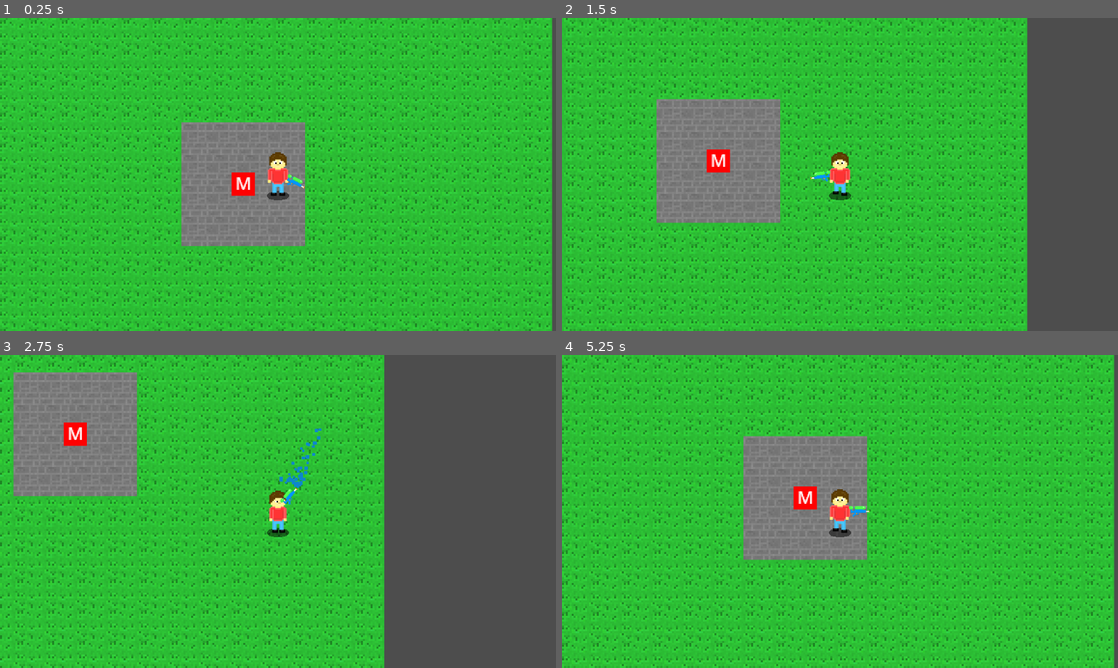
Above: before the commit, frames 1-4 (two rows, left to right).
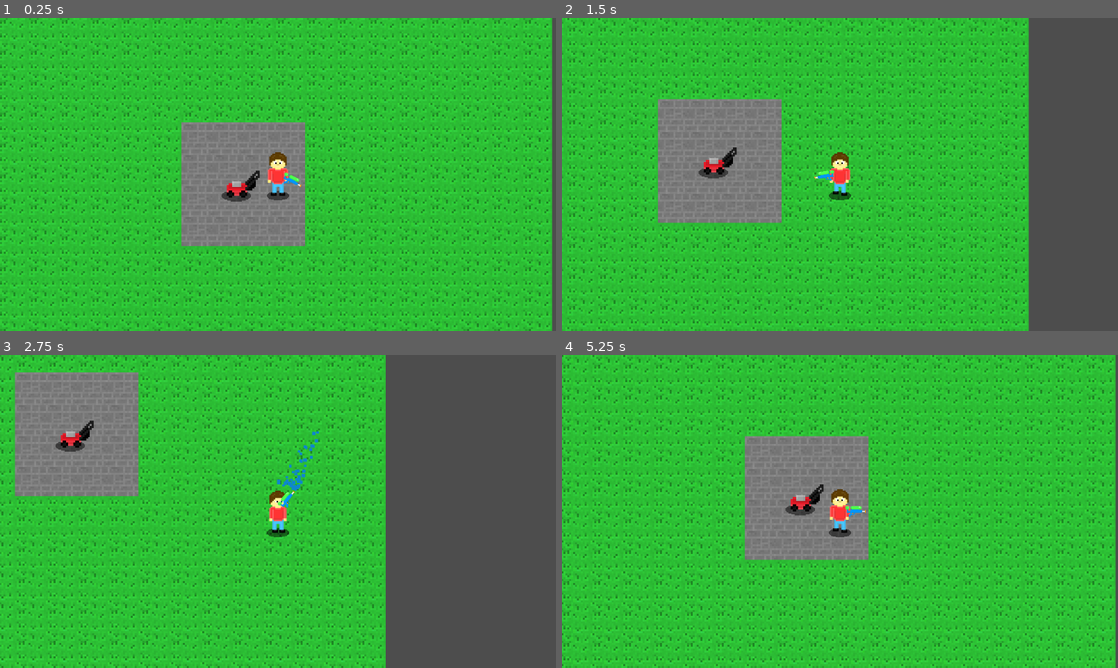
Above: after the commit, the same moments.

Repository: Birb-Games/the-legend-of-the-lawns
Game: Godot game, scene res://scenes/main.tscn
Same seed, same stepped clock (60 frames per second), same inputs: the game is played once before the commit and once after it.
Inputs (mouse positions are in pixels of both pictures, inside the frame that each line leads up to):
- Up to frame 1 (0.25 s): no input
- Up to frame 2 (1.5 s): move the mouse to (962, 158) at 0.52 s; hold D (move_right) 0.53-1.28 s; hold Space (pull) 0.53-1.28 s; move the mouse to (728, 190) at 1.27 s; hold S (move_down) from 1.28 s (still down); tap Space (pull) at 1.35 s
- Up to frame 3 (2.75 s): move the mouse to (333, 442) at 2.02 s; release S (move_down) at 2.03 s; press the mouse at (333, 442) at 2.03 s; hold D (move_right) from 2.03 s (still down); tap Space (pull) at 2.3 s
- Up to frame 4 (5.25 s): move the mouse to (812, 574) at 2.77 s; release D (move_right) at 2.78 s; release the mouse at (812, 574) at 2.78 s; hold W (move_up) 2.78-3.53 s; tap Space (pull) at 2.85, 4.55 s; move the mouse to (1006, 558) at 3.52 s; hold Space (pull) 3.53-4.28 s; hold A (move_left) 3.53-5.03 s; move the mouse to (673, 464) at 4.27 s; click (673, 464) at 4.35 s; move the mouse to (867, 511) at 5.02 s; hold S (move_down) from 5.03 s (still down); hold Space (pull) from 5.03 s (still down)

The runs differ from the first frame. In frame 1, 0.5% of the frame differs, in the area x 39-55%, y 48-59%; in frame 2, 13%; in frame 3, 11%; in frame 4, 16%, in the area x 0-100%, y 0-100%.

Commit message:
added art for lawn mower and also made player slow down they are pulling the lawn mower.

Diff:
--- a/scenes/lawnmower.tscn
+++ b/scenes/lawnmower.tscn
@@ -1,21 +1,49 @@
-[gd_scene load_steps=5 format=3 uid="uid://dyquswmvbbgde"]
+[gd_scene load_steps=9 format=3 uid="uid://dyquswmvbbgde"]
 
-[ext_resource type="Texture2D" uid="uid://crgpls4v2oc7q" path="res://assets/textures/lawnmower.png" id="1_8t1u5"]
 [ext_resource type="Script" uid="uid://byxd24n5t2fip" path="res://scripts/lawnmower.gd" id="1_a44u4"]
+[ext_resource type="Texture2D" uid="uid://b616wmusrsdro" path="res://assets/textures/lawnmower/lawnmower_down.png" id="2_idd1y"]
+[ext_resource type="Texture2D" uid="uid://bmjen6ijdt3ve" path="res://assets/textures/lawnmower/lawnmower_left.png" id="3_j2rjm"]
+[ext_resource type="Texture2D" uid="uid://c1mwbw0kon1tr" path="res://assets/textures/shadow.png" id="3_vbbpe"]
+[ext_resource type="Texture2D" uid="uid://c1g0o7hvk8qyj" path="res://assets/textures/lawnmower/lawnmower_right.png" id="4_j5q6s"]
+[ext_resource type="Texture2D" uid="uid://bbgs3sb6qmbh1" path="res://assets/textures/lawnmower/lawnmower_up.png" id="5_4afgp"]
 
 [sub_resource type="SpriteFrames" id="SpriteFrames_8t1u5"]
 animations = [{
 "frames": [{
 "duration": 1.0,
-"texture": ExtResource("1_8t1u5")
+"texture": ExtResource("2_idd1y")
 }],
 "loop": true,
-"name": &"default",
+"name": &"down",
+"speed": 5.0
+}, {
+"frames": [{
+"duration": 1.0,
+"texture": ExtResource("3_j2rjm")
+}],
+"loop": true,
+"name": &"left",
+"speed": 5.0
+}, {
+"frames": [{
+"duration": 1.0,
+"texture": ExtResource("4_j5q6s")
+}],
+"loop": true,
+"name": &"right",
+"speed": 5.0
+}, {
+"frames": [{
+"duration": 1.0,
+"texture": ExtResource("5_4afgp")
+}],
+"loop": true,
+"name": &"up",
 "speed": 5.0
 }]
 
 [sub_resource type="RectangleShape2D" id="RectangleShape2D_pf4ts"]
-size = Vector2(12, 12)
+size = Vector2(18, 14)
 
 [node name="Lawnmower" type="RigidBody2D" groups=["lawnmower"]]
 collision_layer = 6
@@ -25,11 +53,39 @@
 max_contacts_reported = 16
 script = ExtResource("1_a44u4")
 
+[node name="Shadows" type="Node2D" parent="."]
+
+[node name="ShadowRight" type="Sprite2D" parent="Shadows"]
+visible = false
+position = Vector2(3, 6)
+scale = Vector2(0.47476, 0.461538)
+texture = ExtResource("3_vbbpe")
+
+[node name="ShadowUp" type="Sprite2D" parent="Shadows"]
+visible = false
+position = Vector2(0, -4)
+scale = Vector2(0.382304, 0.923077)
+texture = ExtResource("3_vbbpe")
+
+[node name="ShadowLeft" type="Sprite2D" parent="Shadows"]
+visible = false
+position = Vector2(-3.59615, 6)
+scale = Vector2(0.47476, 0.461538)
+texture = ExtResource("3_vbbpe")
+
+[node name="ShadowDown" type="Sprite2D" parent="Shadows"]
+visible = false
+position = Vector2(0, 4)
+scale = Vector2(0.382304, 0.923077)
+texture = ExtResource("3_vbbpe")
+
 [node name="AnimatedSprite2D" type="AnimatedSprite2D" parent="."]
-scale = Vector2(0.5, 0.5)
+scale = Vector2(0.941176, 0.941176)
 sprite_frames = SubResource("SpriteFrames_8t1u5")
+animation = &"down"
 
 [node name="CollisionShape2D" type="CollisionShape2D" parent="."]
 shape = SubResource("RectangleShape2D_pf4ts")
 
+[connection signal="body_entered" from="." to="." method="_on_body_entered"]
 [connection signal="body_exited" from="." to="." method="_on_body_exited"]
--- a/scenes/main.tscn
+++ b/scenes/main.tscn
@@ -9,7 +9,8 @@
 [node name="Lawn" parent="." node_paths=PackedStringArray("lawnmower") instance=ExtResource("1_sugp2")]
 lawnmower = NodePath("../Lawnmower")
 
-[node name="Lawnmower" parent="." instance=ExtResource("2_0wfyh")]
+[node name="Lawnmower" parent="." node_paths=PackedStringArray("player") instance=ExtResource("2_0wfyh")]
+player = NodePath("../Player")
 
 [node name="Player" parent="." node_paths=PackedStringArray("lawnmower") instance=ExtResource("1_o5qli")]
 position = Vector2(18, -5)
--- a/scenes/player.tscn
+++ b/scenes/player.tscn
@@ -238,6 +238,11 @@
 script = ExtResource("1_g2els")
 water_gun = NodePath("WaterGun")
 
+[node name="Shadow" type="Sprite2D" parent="."]
+position = Vector2(0, 11)
+scale = Vector2(0.365385, 0.365385)
+texture = ExtResource("4_dqkch")
+
 [node name="AnimatedSprite2D" type="AnimatedSprite2D" parent="."]
 position = Vector2(0, -1)
 scale = Vector2(0.75, 0.75)
@@ -258,7 +263,7 @@
 shape = SubResource("RectangleShape2D_qhqgy")
 
 [node name="WaterGun" type="Sprite2D" parent="."]
-position = Vector2(10, 0)
+position = Vector2(8, 1)
 scale = Vector2(0.35, 0.35)
 texture = ExtResource("4_tuyoq")
 script = ExtResource("4_qlg0r")
@@ -275,11 +280,5 @@
 collision_mask = 4
 collide_with_areas = true
 
-[node name="Shadow" type="Sprite2D" parent="."]
-z_index = -1
-position = Vector2(0, 11)
-scale = Vector2(0.365385, 0.365385)
-texture = ExtResource("4_dqkch")
-
 [connection signal="body_entered" from="Pull" to="Pull" method="_on_body_entered"]
 [connection signal="body_exited" from="Pull" to="Pull" method="_on_body_exited"]
--- a/scripts/lawnmower.gd
+++ b/scripts/lawnmower.gd
@@ -1,5 +1,52 @@
 extends RigidBody2D
+
+var dir: String = "left"
+var intersecting_player: bool = false
+@export var player: CharacterBody2D
+
+func _ready() -> void:
+	$Shadows/ShadowLeft.show()
+
+func set_animation():
+	var prev_dir = dir
+	if intersecting_player:
+		if player.velocity.x < 0.0 and !player.currently_pulling():
+			dir = "left"
+		elif player.velocity.x > 0.0 and !player.currently_pulling():
+			dir = "right"
+
+		if player.velocity.y > 0.0 and !player.currently_pulling():
+			dir = "down"
+		elif player.velocity.y < 0.0 and !player.currently_pulling():
+			dir = "up"
+
+	# Set shadows
+	for shadow in $Shadows.get_children():
+		shadow.hide()
+
+	match dir:
+		"left":
+			$Shadows/ShadowLeft.show()
+		"right":
+			$Shadows/ShadowRight.show()
+		"up":
+			$Shadows/ShadowUp.show()
+		"down":
+			$Shadows/ShadowDown.show()
+
+	$AnimatedSprite2D.animation = dir
+
+func _process(delta: float) -> void:
+	set_animation()
+	# push the player back if they aren't moving
+	if intersecting_player and player.velocity.length() == 0.0:
+		player.position -= player.get_dir_vec() * delta * 8.0
 
 func _on_body_exited(body: Node) -> void:
 	if body.is_in_group("player"):
+		intersecting_player = false
 		linear_velocity = Vector2.ZERO
+
+func _on_body_entered(body: Node) -> void:
+	if body.is_in_group("player"):
+		intersecting_player = true
--- a/scripts/player.gd
+++ b/scripts/player.gd
@@ -3,10 +3,24 @@
 @export var lawnmower: RigidBody2D
 @export var water_gun: Sprite2D
 
-var speed: int = 60
+const NORMAL_SPEED: float = 60.0
+const PULL_SPEED: float = NORMAL_SPEED / 4.0
+var speed: float = NORMAL_SPEED
 
 var dir: String = "down"
 var pulling: bool = false
+
+func get_dir_vec() -> Vector2:
+	match dir:
+		"left":
+			return Vector2.LEFT
+		"right":
+			return Vector2.RIGHT
+		"down":
+			return Vector2.DOWN
+		"up":
+			return Vector2.UP
+	return Vector2.ZERO
 
 func set_animation():
 	if (velocity.x < 0.0 and !pulling) or (velocity.x > 0.0 and pulling):
@@ -35,6 +49,9 @@
 func _process(delta: float) -> void:
 	set_animation()
 
+func currently_pulling() -> bool:
+	return Input.is_action_pressed("pull") and can_pull()
+
 func _physics_process(_delta: float):
 	velocity = Vector2.ZERO
 
@@ -48,12 +65,17 @@
 	if Input.is_action_pressed("move_right"):
 		velocity.x += 1.0
 
+	if currently_pulling():
+		speed = PULL_SPEED
+	else:
+		speed = NORMAL_SPEED
+
 	# Normalize player velocity
 	if velocity.length() > 0.0:
 		velocity /= velocity.length()
 	velocity *= speed
 
-	if Input.is_action_pressed("pull") and can_pull():
+	if currently_pulling():
 		lawnmower.linear_velocity = velocity
 		pulling = true
 	elif (Input.is_action_just_released("pull") and can_pull()) or !can_pull():
Binary file removed: assets/textures/lawnmower.png
Binary file added: assets/textures/lawnmower/lawnmower_down.png
Not shown, added: assets/textures/lawnmower/lawnmower_down.png.import
Binary file added: assets/textures/lawnmower/lawnmower_left.png
Not shown, changed: assets/textures/lawnmower/lawnmower_left.png.import
Binary file added: assets/textures/lawnmower/lawnmower_right.png
Not shown, added: assets/textures/lawnmower/lawnmower_right.png.import
Binary file added: assets/textures/lawnmower/lawnmower_up.png
Not shown, added: assets/textures/lawnmower/lawnmower_up.png.import
